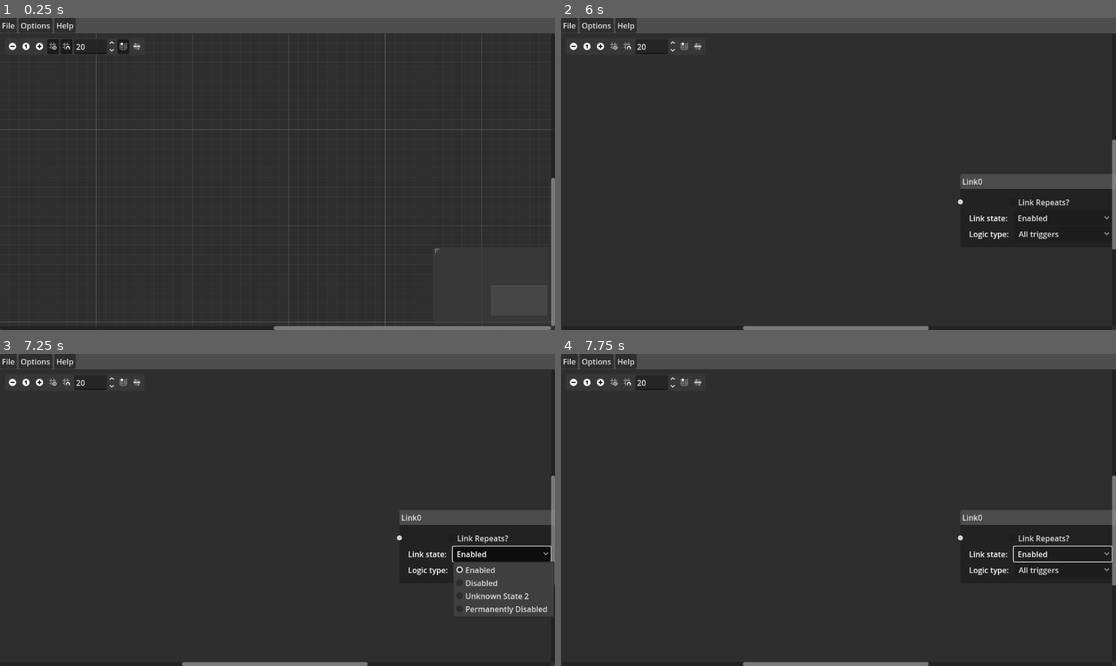
Above: before the commit, frames 1-4 (two rows, left to right).
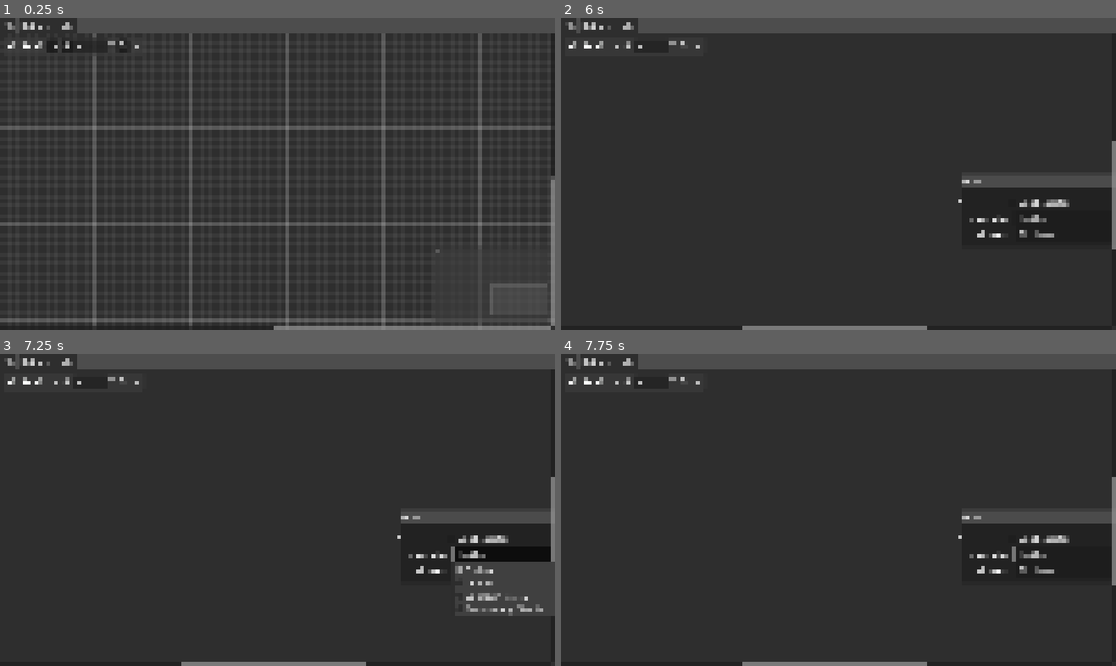
Above: after the commit, the same moments.

Repository: maaxxaam/hobbit-globals-graph-editor
Game: Godot game, scene res://main_screen.tscn
Same seed, same stepped clock (60 frames per second), same inputs: the game is played once before the commit and once after it.
Inputs (mouse positions are in pixels of both pictures, inside the frame that each line leads up to):
- Up to frame 1 (0.25 s): no input
- Up to frame 2 (6 s): click (572, 46) at 0.5 s; click (599, 46) at 1.25 s; click (616, 46) at 2 s; click (627, 46) at 2.75 s; click (683, 46) at 3.5 s; click (699, 46) at 4.25 s; click (588, 46) at 5 s; tap Enter at 5.75 s; move the mouse to (960, 158) at 5.77 s; tap L at 5.85 s
- Up to frame 3 (7.25 s): click "Enabled" at 6.5 s
- Up to frame 4 (7.75 s): click "All triggers" at 7.25 s

The runs differ from the first frame. In frame 1, 6.5% of the frame differs, in the area x 0-100%, y 0-100%; in frame 2, 1.4%; in frame 3, 1.9%; in frame 4, 1.5%.

Commit message:
Third progress update
- Find window now works
- Better default node positioning with subgraph separation
- WIP Color component for action 30

Diff:
--- /dev/null
+++ b/NodeEditComponents/rgba_component.gd
@@ -0,0 +1,35 @@
+class_name RGBAComponent extends EditComponent
+
+@onready var name_label := $Label
+@onready var color_button: ColorPickerButton = $ColorBtn
+@onready var color_r: SpinBox = $R
+@onready var color_g: SpinBox = $G
+@onready var color_b: SpinBox = $B
+@onready var color_a: SpinBox = $A
+var debounced_value := Color()
+
+
+func _ready():
+	variable_default = Color()
+
+
+func set_value(value: Variant):
+	if value is Array:
+		pass
+	elif value is Color:
+		pass
+	else:
+		pass
+
+
+func init_component(node: GlobalsGraphNodeBase, var_name: String, display_name: String, value: Variant, _params: Dictionary):
+	name_label.text = display_name
+	set_value(value)
+
+
+func _on_color_btn_color_changed(color):
+	set_value(color)
+
+
+func _on_debounce_timer_timeout():
+	set_value(debounced_value)
--- a/NodeEditComponents/rgba_component.tscn
+++ b/NodeEditComponents/rgba_component.tscn
@@ -1,6 +1,9 @@
-[gd_scene format=3 uid="uid://d35k1ov7t4j2h"]
+[gd_scene load_steps=2 format=3 uid="uid://d35k1ov7t4j2h"]
+
+[ext_resource type="Script" uid="uid://dic5k2ou2hgla" path="res://NodeEditComponents/rgba_component.gd" id="1_d3jsq"]
 
 [node name="RgbaComponent" type="HBoxContainer"]
+script = ExtResource("1_d3jsq")
 
 [node name="Label" type="Label" parent="."]
 layout_mode = 2
@@ -37,3 +40,8 @@
 [node name="ColorBtn" type="ColorPickerButton" parent="."]
 layout_mode = 2
 text = "Pick"
+
+[node name="DebounceTimer" type="Timer" parent="."]
+
+[connection signal="color_changed" from="ColorBtn" to="." method="_on_color_btn_color_changed"]
+[connection signal="timeout" from="DebounceTimer" to="." method="_on_debounce_timer_timeout"]
--- a/action.gd
+++ b/action.gd
@@ -1,13 +1,12 @@
 class_name ActionNode extends GlobalsGraphNodeBase
 
-@onready var actionName: LineEdit = $ActionName
-@onready var typeDescription: Label = $ActionType/TypeDesc
 const component_type_desc_map: Dictionary[int, String] = {
 	0: "Empty action",
 	18: "Display text window",
 	19: "Finish level",
 	22: "Start quest",
 	29: "Finish quest",
+	30: "Start a fade",
 	34: "Remove quest",
 	43: "Material related action",
 	44: "Silently kill Bilbo",
@@ -32,6 +31,11 @@
 	29: {
 		"QuestID": "Quest ID: "
 	},
+	30: {
+		"Fadeout": "Fade type: ",
+		"Color": "Fade color: ",
+		"Duration": "Duration: "
+	},
 	34: {
 		"QuestID": "Quest ID: "
 	},
@@ -47,18 +51,26 @@
 const component_type_param_map: Dictionary[int, Dictionary] = {
 	-1: {
 		"ExecuteDelay": {
-			"suffix": " sec"
+			"suffix": "sec"
 		}
 	},
 	0: {},
 	18: {
 		"DelayTime": {
-			"suffix": " sec"
+			"suffix": "sec"
 		}
 	},
 	19: {},
 	22: {},
 	29: {},
+	30: {
+		"Fadeout": {
+			"options": ["Fade In", "Fade Out"]
+		},
+		"Duration": {
+			"suffix": "sec"
+		}
+	},
 	34: {},
 	43: {},
 	44: {},
@@ -72,6 +84,10 @@
 	22: {
 		"Required": AvailableComponents.Boolean
 	},
+	30: {
+		"Color": AvailableComponents.ArrayColor,
+		"Fadeout": AvailableComponents.Choice
+	},
 	43: {
 		"Enable": AvailableComponents.Boolean
 	}
@@ -81,7 +97,7 @@
 func export_before_components() -> Dictionary[String, Variant]:
 	return {
 		"ActionType%s" % [node_class_index]: type_index,
-		"ActionName%s" % [node_class_index]: actionName.text
+		"ActionName%s" % [node_class_index]: node_description.text
 	}
 
 
@@ -120,13 +136,13 @@
 	var type_entry := parsed_data.find_param_by_name("ActionType")
 	if (desc_entry == null) or (type_entry == null):
 		return # TODO: error
-	actionName.text = desc_entry.value
+	node_description.text = desc_entry.value
 	type_index = type_entry.value
 	if not (component_type_name_map.has(type_index) and component_type_desc_map.has(type_index) and component_type_param_map.has(type_index)):
 		push_warning("Unknown action type %d in '%s'" % [type_index, parsed_data.name])
-		typeDescription.text = str(type_index)
+		type_description.text = str(type_index)
 		return # do not try parsing unknown types. There be dragons!
-	typeDescription.text = component_type_desc_map.get(type_index)
+	type_description.text = component_type_desc_map.get(type_index)
 	var params: Array[GlobalsParser.ParsedValue] = parsed_data.params.duplicate(true).filter(func(item): return (item.name != "ActionName") and (item.name != "ActionType"))
 	component_name_map = component_type_name_map.get(-1)
 	component_params_map = component_type_param_map.get(-1)
@@ -143,3 +159,12 @@
 
 func get_component_default(_type: AvailableComponents, _component_name: String):
 	pass
+
+
+func get_node_description() -> String:
+	return node_description.text
+
+
+func _ready():
+	node_description = $ActionName
+	type_description = $ActionType/TypeDesc
--- a/action.tscn
+++ b/action.tscn
@@ -2,7 +2,7 @@
 
 [ext_resource type="Script" uid="uid://b31uw58dxk4t5" path="res://action.gd" id="1_a2i7p"]
 
-[node name="Action" type="GraphNode" groups=["ActionNode"]]
+[node name="Action" type="GraphNode" groups=["ActionNode", "GlobalsGraphNodeBase"]]
 offset_right = 86.0
 offset_bottom = 78.0
 mouse_filter = 1
--- a/find_node.gd
+++ b/find_node.gd
@@ -1,7 +1,32 @@
 class_name FindNodePanel extends Control
 
-signal perform_search(query: String, case_sensitive: bool)
+@onready var query_box: LineEdit = $PanelContainer/HBoxContainer/LineEdit
+@onready var case_flag: CheckBox = $PanelContainer/HBoxContainer/FlagsRow/CaseSensitive
+@onready var regex_flag: CheckBox = $PanelContainer/HBoxContainer/FlagsRow/UseRegex
+var last_query_result: GlobalsGraphNodeBase = null
+var regex: RegEx
+var graph: GlobalsGraph
 
+
+func perform_search(query: String, case_sensitive: bool, use_regex: bool) -> GlobalsGraphNodeBase:
+	if not case_sensitive:
+		query = query.to_lower()
+	if not use_regex:
+		query = escape_regex(query)
+	regex = RegEx.create_from_string(query)
+	var nodes: Array = get_tree().get_nodes_in_group("GlobalsGraphNodeBase")
+	var idx := nodes.find(last_query_result) + 1
+	var shifted := nodes.slice(idx)
+	shifted.append_array(nodes.slice(0, idx))
+	var names: Array = shifted.map(func(item): return item.title + char(30) + item.get_node_description())
+	for i in len(names):
+		var from: String = names[i] as String
+		if not case_sensitive:
+			from = from.to_lower()
+		if regex.search(from) != null:
+			last_query_result = shifted[i]
+			return shifted[i]
+	return null
 
 
 func escape_regex(input: String) -> String:
@@ -20,3 +45,40 @@
 	input = input.replace("}", "\\}")
 	input = input.replace("|", "\\|")
 	return input
+
+
+func _on_case_insensitive_pressed():
+	last_query_result = null  # This changes the query
+
+
+func _on_use_regex_pressed():
+	last_query_result = null  # This changes the query
+
+
+func _on_find_next_pressed():
+	find()
+
+
+func find():
+	var result := perform_search(query_box.text, case_flag.button_pressed, regex_flag.button_pressed)
+	if result != null:
+		graph.scroll_offset = result.position_offset + (result.size / 2.0) - graph.get_viewport_rect().get_center()
+
+
+func _on_find_close_pressed():
+	find()
+	hide()
+	last_query_result = null
+
+
+func _on_close_pressed():
+	hide()
+	last_query_result = null
+
+
+func _on_line_edit_text_submitted(_new_text):
+	find()
+
+
+func _on_line_edit_text_changed(_new_text):
+	last_query_result = null  # This changes the query
--- a/find_node.tscn
+++ b/find_node.tscn
@@ -11,11 +11,13 @@
 
 [node name="FindNode" type="Control"]
 layout_mode = 3
-anchors_preset = 0
-offset_left = 500.0
-offset_top = 300.0
-offset_right = 500.0
-offset_bottom = 300.0
+anchors_preset = 8
+anchor_left = 0.5
+anchor_top = 0.5
+anchor_right = 0.5
+anchor_bottom = 0.5
+grow_horizontal = 2
+grow_vertical = 2
 script = ExtResource("1_62lvk")
 
 [node name="PanelContainer" type="PanelContainer" parent="."]
@@ -38,8 +40,8 @@
 
 [node name="Title" type="Label" parent="PanelContainer/HBoxContainer"]
 layout_mode = 2
-size_flags_horizontal = 4
 text = "Find node"
+horizontal_alignment = 1
 
 [node name="HSeparator" type="HSeparator" parent="PanelContainer/HBoxContainer"]
 layout_mode = 2
@@ -51,11 +53,12 @@
 [node name="LineEdit" type="LineEdit" parent="PanelContainer/HBoxContainer"]
 layout_mode = 2
 placeholder_text = " Node name or description..."
+keep_editing_on_text_submit = true
 
 [node name="FlagsRow" type="HBoxContainer" parent="PanelContainer/HBoxContainer"]
 layout_mode = 2
 
-[node name="CaseInsensitive" type="CheckBox" parent="PanelContainer/HBoxContainer/FlagsRow"]
+[node name="CaseSensitive" type="CheckBox" parent="PanelContainer/HBoxContainer/FlagsRow"]
 layout_mode = 2
 button_pressed = true
 text = "Case sensitive"
@@ -79,3 +82,11 @@
 [node name="Close" type="Button" parent="PanelContainer/HBoxContainer/ButtonRow"]
 layout_mode = 2
 text = " Close "
+
+[connection signal="text_changed" from="PanelContainer/HBoxContainer/LineEdit" to="." method="_on_line_edit_text_changed"]
+[connection signal="text_submitted" from="PanelContainer/HBoxContainer/LineEdit" to="." method="_on_line_edit_text_submitted"]
+[connection signal="pressed" from="PanelContainer/HBoxContainer/FlagsRow/CaseSensitive" to="." method="_on_case_insensitive_pressed"]
+[connection signal="pressed" from="PanelContainer/HBoxContainer/FlagsRow/UseRegex" to="." method="_on_use_regex_pressed"]
+[connection signal="pressed" from="PanelContainer/HBoxContainer/ButtonRow/FindNext" to="." method="_on_find_next_pressed"]
+[connection signal="pressed" from="PanelContainer/HBoxContainer/ButtonRow/FindClose" to="." method="_on_find_close_pressed"]
+[connection signal="pressed" from="PanelContainer/HBoxContainer/ButtonRow/Close" to="." method="_on_close_pressed"]
--- a/globals_graph_edit.gd
+++ b/globals_graph_edit.gd
@@ -171,7 +171,7 @@
 	# Isolated subgraphs with a single link on the bottom
 	var last_link_idx := len(parsed_data["Links"]) - 1
 	var idx := 0
-	while idx < last_link_idx:
+	while idx <= last_link_idx:
 		var data = parsed_data["Links"][idx] as GlobalsParser.ParsedEntry
 		var orphan: bool = true
 		var items_t: Array = []
@@ -221,6 +221,7 @@
 	# Remaining isolated subgraphs together
 	idx = 0
 	while idx < last_link_idx:
+		print(last_link_idx)
 		var data = parsed_data["Links"][idx] as GlobalsParser.ParsedEntry
 		var ids: Array[int] = [idx]
 		var items_t: Array = []
@@ -232,7 +233,7 @@
 		if pval != null:
 			items_a = pval.value.duplicate()
 		prints(items_t, items_a)
-		for i in last_link_idx:
+		for i in last_link_idx + 1:
 			var item = parsed_data["Links"][i]
 			if item.name == parsed_data["Links"][idx].name:
 				continue
@@ -255,6 +256,8 @@
 						break
 				if skip:
 					break
+			if skip:
+				continue
 			for candidate in link_items_a:
 				for tester in items_a:
 					if candidate == tester:
@@ -266,13 +269,17 @@
 				if skip:
 					break
 			if skip:
-				break
-		for index in ids:
-			var temp = parsed_data["Links"].get(idx)
-			parsed_data["Links"].set(idx, parsed_data["Links"].get(last_link_idx))
+				continue
+		ids.sort()
+		ids.reverse()
+		print(ids)
+		for index in len(ids):
+			var item := ids[index]
+			var temp = parsed_data["Links"].get(item)
+			parsed_data["Links"].set(item, parsed_data["Links"].get(last_link_idx))
 			parsed_data["Links"].set(last_link_idx, temp)
 			last_link_idx -= 1
-		idx += 1
+		#idx += 1
 
 	for item: GlobalsParser.ParsedEntry in parsed_data["Links"]:
 		var new_node: GraphNode = node_from_parsed(item, Vector2(LINK_X, link_y))
--- a/globals_node_base.gd
+++ b/globals_node_base.gd
@@ -11,6 +11,7 @@
 	ArrayFloat,
 	ArrayStr,
 	ArrayGUID,
+	ArrayColor,
 	Unknown
 }
 
@@ -25,13 +26,14 @@
 var component_params_map: Dictionary # [String, Dictionary]
 var component_name_map: Dictionary # [String, String]
 var component_type_map: Dictionary[AvailableComponents, PackedScene] = {
-	AvailableComponents.Boolean: preload("res://NodeEditComponents/checkbox_component.tscn"),
-	AvailableComponents.Choice : preload("res://NodeEditComponents/dropdown_component.tscn"),
-	AvailableComponents.Integer: preload("res://NodeEditComponents/int_component.tscn"),
-	AvailableComponents.Float  : preload("res://NodeEditComponents/float_component.tscn"),
-	AvailableComponents.Str    : preload("res://NodeEditComponents/string_component.tscn"),
+	AvailableComponents.Boolean   : preload("res://NodeEditComponents/checkbox_component.tscn"),
+	AvailableComponents.Choice    : preload("res://NodeEditComponents/dropdown_component.tscn"),
+	AvailableComponents.Integer   : preload("res://NodeEditComponents/int_component.tscn"),
+	AvailableComponents.Float     : preload("res://NodeEditComponents/float_component.tscn"),
+	AvailableComponents.Str       : preload("res://NodeEditComponents/string_component.tscn"),
 	# TODO: proper GUID component
-	AvailableComponents.GUID   : preload("res://NodeEditComponents/string_component.tscn")
+	AvailableComponents.GUID      : preload("res://NodeEditComponents/string_component.tscn"),
+	AvailableComponents.ArrayColor: preload("res://NodeEditComponents/rgba_component.tscn")
 }
 
 func export() -> Dictionary[String, Variant]:
@@ -139,3 +141,4 @@
 @abstract func from_parsed(parsed_data: GlobalsParser.ParsedEntry)
 @abstract func from_empty(type: int)
 @abstract func get_component_default(type: AvailableComponents, component_name: String)
+@abstract func get_node_description() -> String
--- a/link.gd
+++ b/link.gd
@@ -82,3 +82,7 @@
 
 func get_component_default(type: AvailableComponents, _component_name: String):
 	return _component_default_defaults(type)
+
+
+func get_node_description() -> String:
+	return title
--- a/link.tscn
+++ b/link.tscn
@@ -2,7 +2,7 @@
 
 [ext_resource type="Script" uid="uid://dxsvsp61v5x4y" path="res://link.gd" id="1_hqdcc"]
 
-[node name="Link" type="GraphNode" groups=["LinkNode"]]
+[node name="Link" type="GraphNode" groups=["GlobalsGraphNodeBase", "LinkNode"]]
 offset_right = 69.0
 offset_bottom = 78.0
 size_flags_horizontal = 3
--- a/main_screen.tscn
+++ b/main_screen.tscn
@@ -61,10 +61,13 @@
 [node name="FindNode" parent="Control" instance=ExtResource("4_kwhh3")]
 visible = false
 layout_mode = 0
-offset_left = 0.0
-offset_top = 0.0
-offset_right = 0.0
-offset_bottom = 0.0
+anchors_preset = 0
+anchor_left = 0.0
+anchor_top = 0.0
+anchor_right = 0.0
+anchor_bottom = 0.0
+grow_horizontal = 1
+grow_vertical = 1
 
 [node name="ErrorBox" parent="Control" instance=ExtResource("5_4sclt")]
 visible = false
--- a/main_screen_window.gd
+++ b/main_screen_window.gd
@@ -7,16 +7,27 @@
 
 
 func _ready():
+	OS.low_processor_usage_mode = true
 	await get_tree().physics_frame
 	get_tree().root.size_changed.connect(match_size)
 	get_tree().root.files_dropped.connect(_on_window_files_dropped)
 	match_size()
 	show()
 	popup.graph = Graph
+	find_node.graph = Graph
 	popup.new_link_requested.connect(Graph.link_at_mouse)
 	popup.select_all_requested.connect(Graph.select_all)
 	popup.undo_requested.connect(Graph.undo_action)
 	popup.redo_requested.connect(Graph.redo_action)
+	popup.find_requested.connect(find_action)
+
+
+func find_action():
+	if find_node.visible:
+		find_node.find()
+	else:
+		find_node.show()
+		find_node.query_box.edit()
 
 
 func _on_window_files_dropped(files: PackedStringArray):
--- a/project.godot
+++ b/project.godot
@@ -28,6 +28,7 @@
 LinkNode="All the link nodes in the editor"
 ActionNode="All the Action nodes in the editor"
 TriggerNode="All the triggers in the editor"
+GlobalsGraphNodeBase=""
 
 [rendering]
 
--- a/trigger.gd
+++ b/trigger.gd
@@ -1,7 +1,5 @@
 class_name TriggerNode extends GlobalsGraphNodeBase
 
-@onready var triggerName: LineEdit = $TriggerName
-@onready var typeDescription: Label = $TriggerType/TypeDesc
 const component_type_desc_map: Dictionary[int, String] = {
 	0:  "Empty action",
 	5:  "Periodically with random chance",
@@ -51,7 +49,7 @@
 func export_before_components() -> Dictionary[String, Variant]:
 	return {
 		"ActionType%s" % [node_class_index]: type_index,
-		"ActionName%s" % [node_class_index]: triggerName.text
+		"ActionName%s" % [node_class_index]: node_description.text
 	}
 
 
@@ -90,13 +88,13 @@
 	var type_entry := parsed_data.find_param_by_name("TriggerType")
 	if (desc_entry == null) or (type_entry == null):
 		return # TODO: error
-	triggerName.text = desc_entry.value
+	node_description.text = desc_entry.value
 	type_index = type_entry.value
 	if not (component_type_name_map.has(type_index) and component_type_desc_map.has(type_index) and component_type_param_map.has(type_index)):
 		push_warning("Unknown trigger type %d in '%s'" % [type_index, parsed_data.name])
-		typeDescription.text = str(type_index)
+		type_description.text = str(type_index)
 		return # do not try parsing unknown types. There be dragons!
-	typeDescription.text = component_type_desc_map.get(type_index)
+	type_description.text = component_type_desc_map.get(type_index)
 	var params: Array[GlobalsParser.ParsedValue] = parsed_data.params.duplicate(true).filter(func(item): return (item.name != "TriggerName") and (item.name != "TriggerType"))
 	component_name_map = component_type_name_map.get(-1)
 	component_params_map = component_type_param_map.get(-1)
@@ -113,3 +111,12 @@
 
 func get_component_default(_type: AvailableComponents, _component_name: String):
 	pass
+
+
+func get_node_description() -> String:
+	return node_description.text
+
+
+func _ready():
+	type_description = $TriggerType/TypeDesc
+	node_description = $TriggerName
--- a/trigger.tscn
+++ b/trigger.tscn
@@ -2,7 +2,7 @@
 
 [ext_resource type="Script" uid="uid://dnebbevotykbh" path="res://trigger.gd" id="1_r7rtx"]
 
-[node name="Trigger" type="GraphNode" groups=["TriggerNode"]]
+[node name="Trigger" type="GraphNode" groups=["GlobalsGraphNodeBase", "TriggerNode"]]
 offset_right = 91.0
 offset_bottom = 78.0
 mouse_filter = 1
Not shown, added: NodeEditComponents/rgba_component.gd.uid
